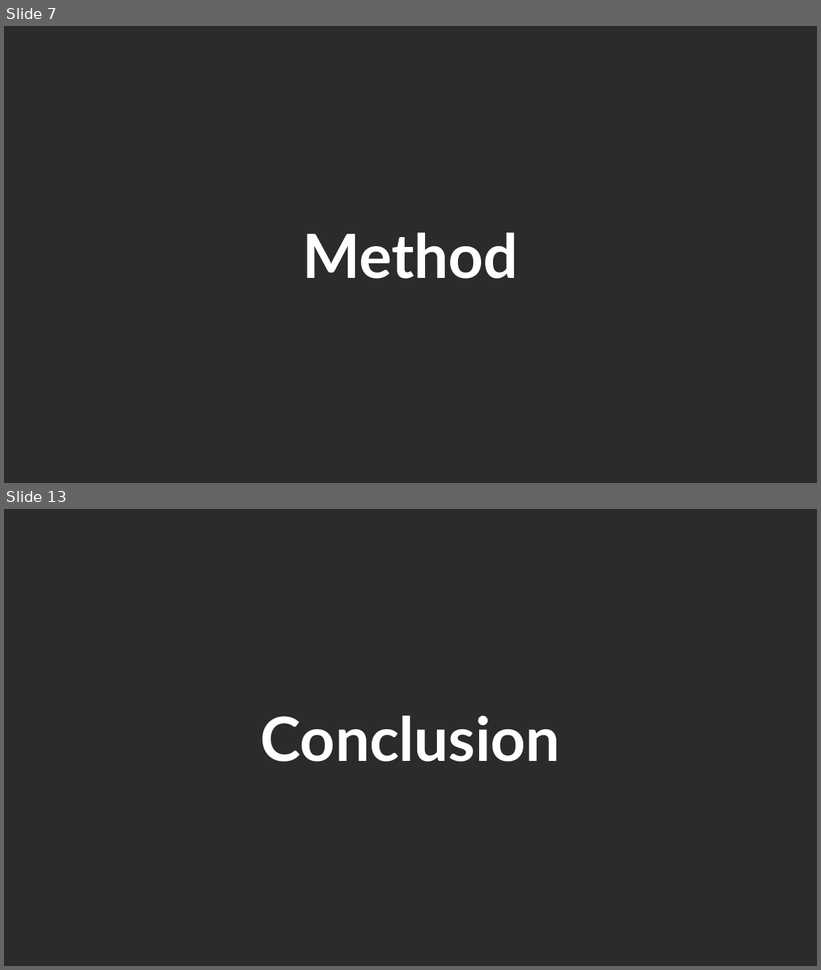
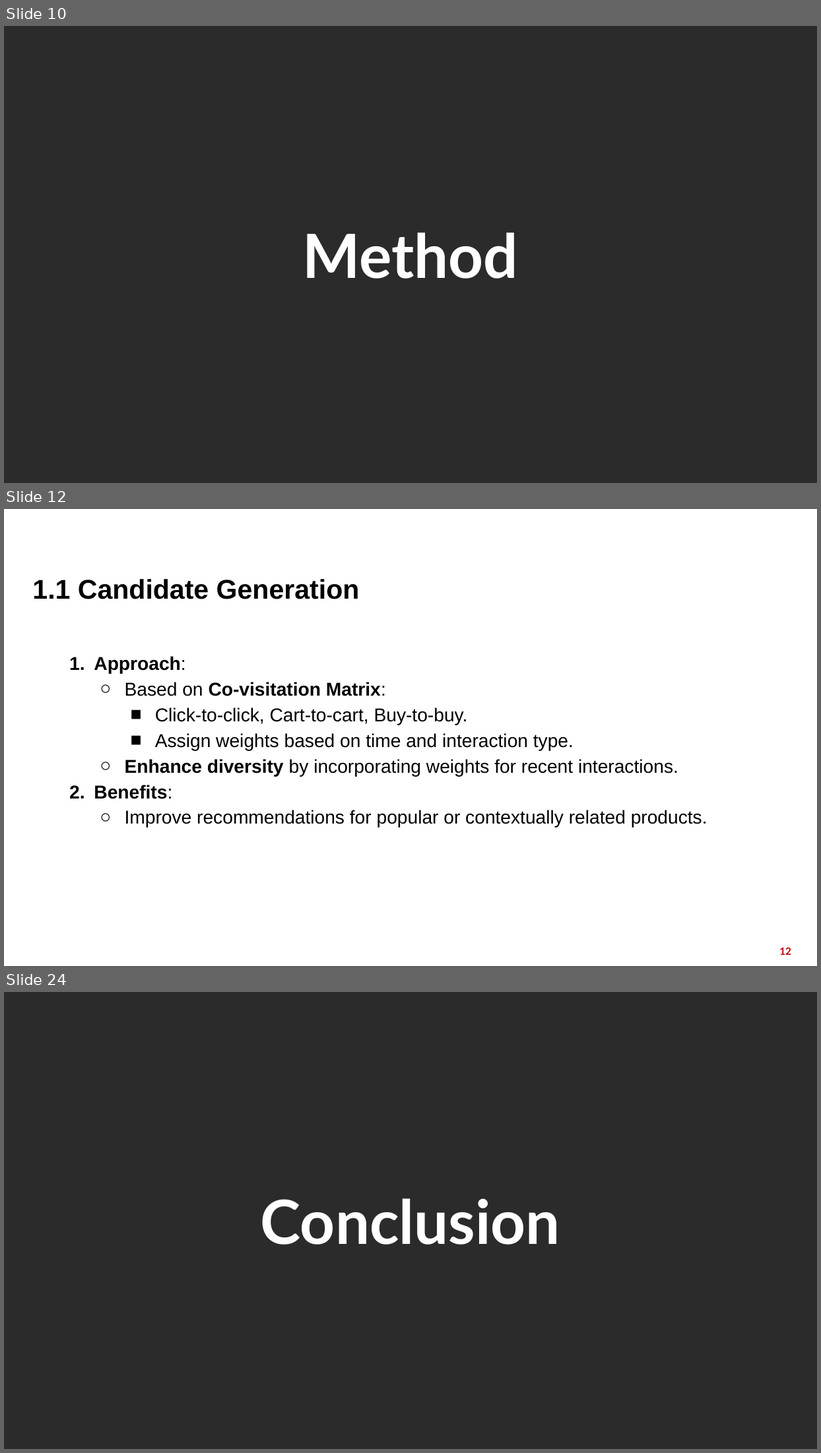
Before and after one commit to DoanNgocCuong/BasicTasksLearning_RecommenderSystem, a slide deck: report_slide/OTTO_WebMining.pptx. Shown one above the other, each under a label of ours: slides 7 and 13 before the commit, slides 10, 12 and 24 after it; the slides between them are not shown. The pictures are 821x970 and 821x1453 pixels, drawn with LibreOffice and Linux fonts; fonts in the diff are those of the drawing; background and template pictures are left out; a plain dark background stands for a picture behind light text. Boxes give left, top, right and bottom in pixels: in the first picture for what was removed or moved away, otherwise in the second. Text is boxed around its words. In the diff, an @@ line names an element or a change of style, - is before the commit and + after.

```diff
--- a/report_slide/OTTO_WebMining.pptx
+++ b/report_slide/OTTO_WebMining.pptx
@@ slide 12 added at box(4, 509, 817, 966), background picture (left out) @@
@@ title added at box(32, 580, 70, 599), 36 pt, text #FFFFFF, bold @@
+Method 1
@@ text added at box(32, 579, 360, 599), 32 pt, text #000000, bold @@
+1.1 Candidate Generation
@@ text added at box(94, 656, 708, 828), 22 pt, text #000000 @@
+1. Approach:
+  ○ Based on Co-visitation Matrix:
+    ■ Click-to-click, Cart-to-cart, Buy-to-buy.
+    ■ Assign weights based on time and interaction type.
+  ○ Enhance diversity by incorporating weights for recent interactions.
+2. Benefits:
+  ○ Improve recommendations for popular or contextually related products.
@@ page number added at box(780, 947, 791, 955), 12 pt, text #C00000, bold @@
+12
@@ what was slide 7 is now slide 10 @@
@@ what was slide 13 is now slide 24 @@
```
Also in this commit, not shown: 4 slides changed, 16 other slides added, 6 slides removed, 1 other file.
